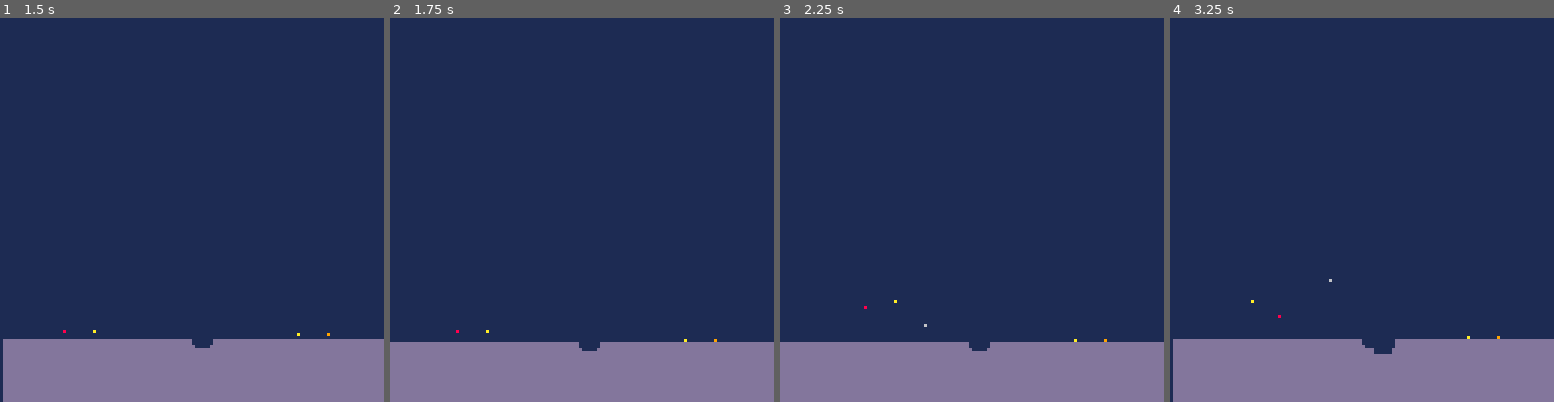
Above: before the commit, frames 1-4 (left to right).
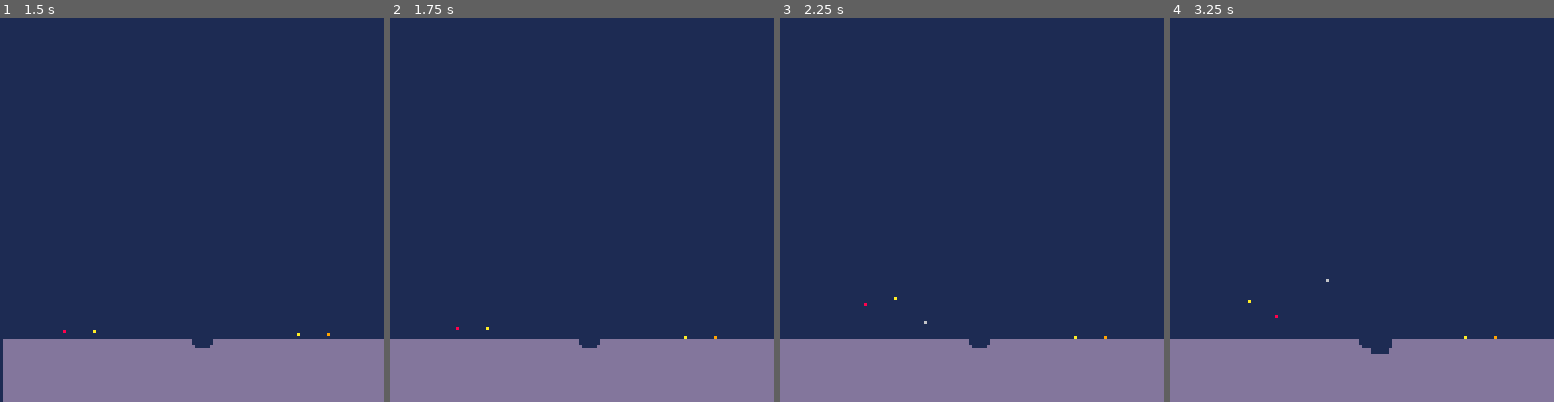
Above: after the commit, the same moments.

Repository: iamapea/miniature_jam
Game: PICO-8 cartridge mini.p8
Same seed, same stepped clock (60 frames per second), same inputs: the game is played once before the commit and once after it.
Inputs:
- Up to frame 1 (1.5 s): tap X (X key) at 0.33, 1.07 s; tap O (Z key) at 0.7 s
- Up to frame 2 (1.75 s): hold Right from 1.6 s (still down); tap O (Z key) at 1.7 s
- Up to frame 3 (2.25 s): tap X (X key) at 1.85 s; release Right at 2.1 s; tap O (Z key) at 2.1 s; hold Up from 2.15 s (still down)
- Up to frame 4 (3.25 s): release Up at 2.42 s; hold Right 2.47-3.03 s; tap O (Z key) at 2.5, 2.9 s; tap X (X key) at 2.97 s; hold Left from 3.08 s (still down)

Frame 1 is identical in both runs. In frame 2, 0.8% of the frame differs, in the area x 0-100%, y 80-87%; in frame 3, 0.8%, in the area x 0-100%, y 72-87%; in frame 4, 0.3%.

Commit message:
reset camer after screen shake

Diff:
--- a/mini.p8
+++ b/mini.p8
@@ -45,9 +45,9 @@
   g_row = {}
   ix = 0
   add(g_row,new_ground(ix,i,ground_color))
-  while ix < world_size_x do
+  while ix <= world_size_x do
+   add(g_row,new_ground(ix,i,ground_color))
    ix += 1
-   add(g_row,new_ground(ix,i,ground_color))
   end
   add(g,g_row)
  end
@@ -160,7 +160,10 @@
 
  --ease shake and return to normal
  intensity *= .9
- if intensity < .3 then intensity = 0 end
+ if intensity < .3 then
+  intensity = 0
+  camera(0,0)
+ end
 end
 -->8
 -- things ----------------
